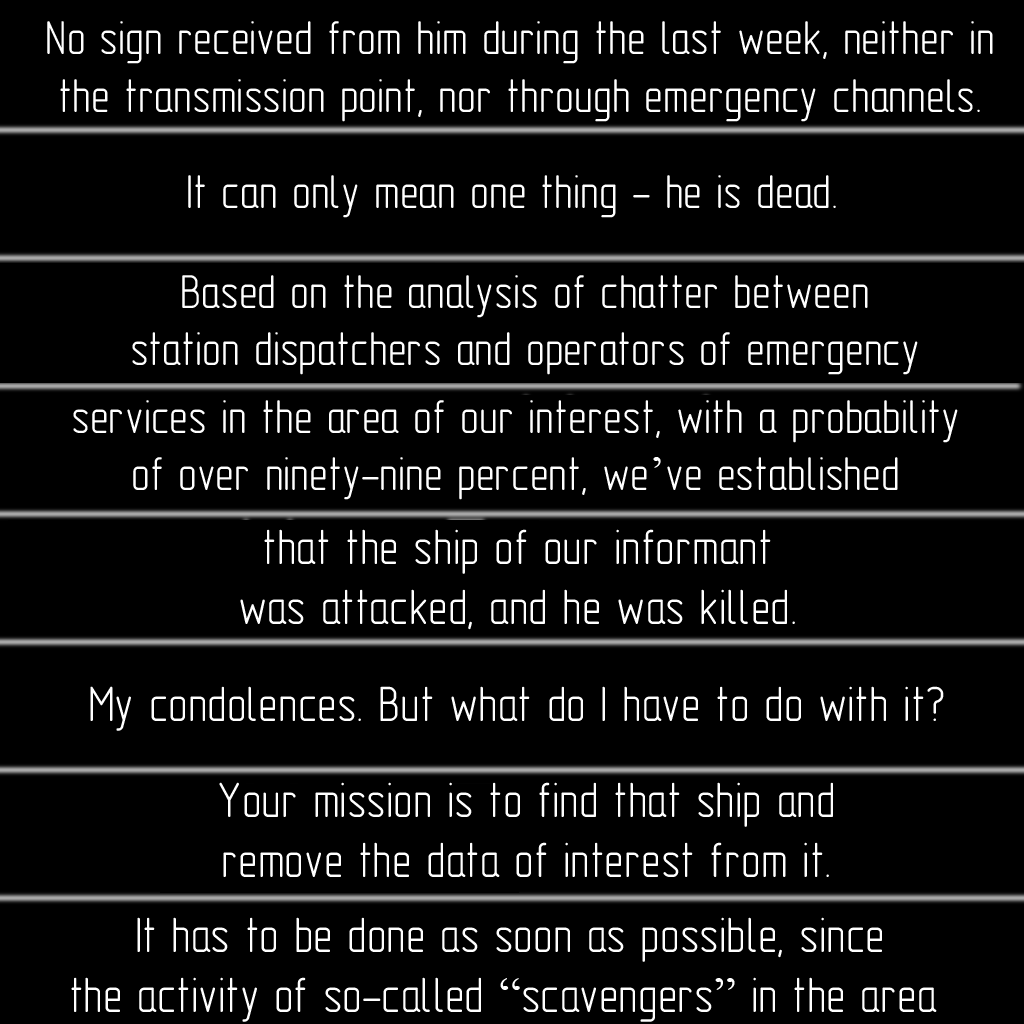
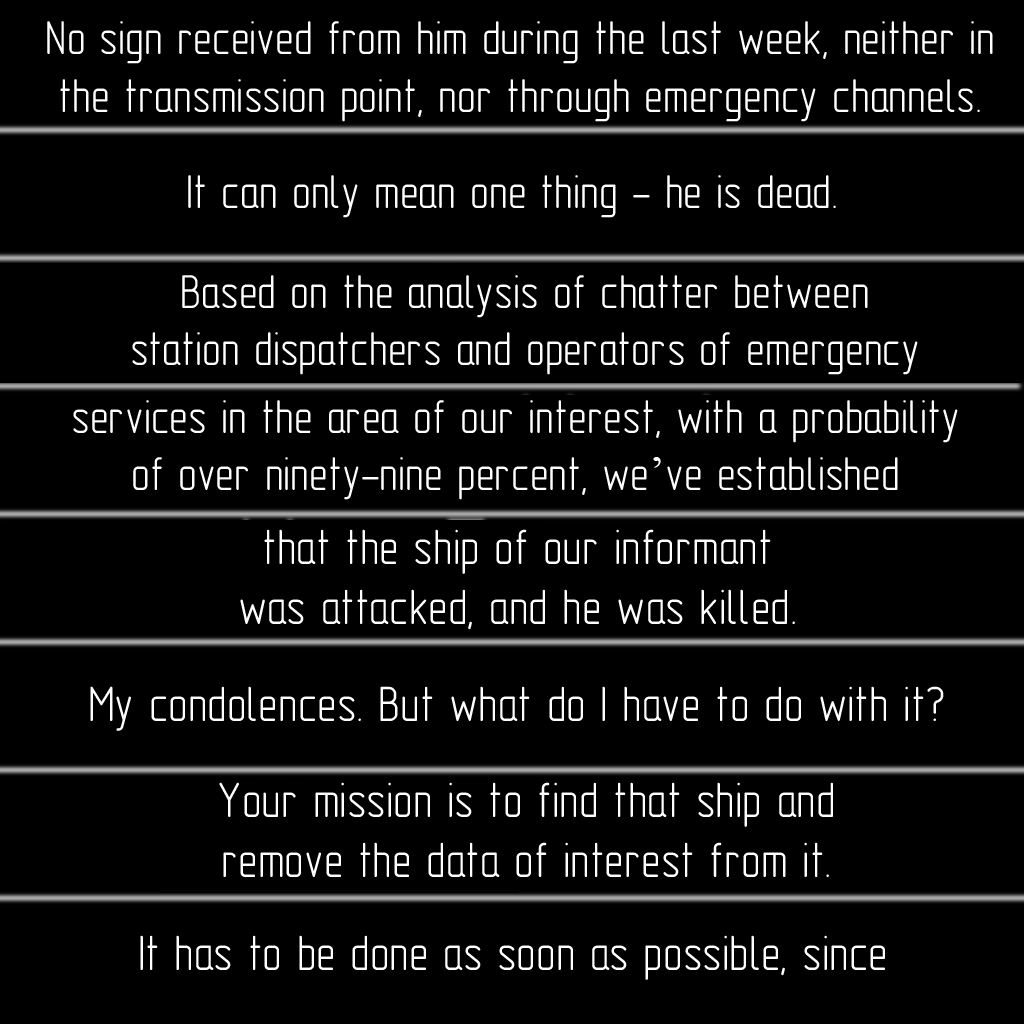
The second 1024×1024 image is a revision of the first. Changes to its layers:
renamed "It has to be done as soon as possible, since the activity of so" to "It has to be done as soon as possible, since", painted on it over [71, 917, 937, 1022]
